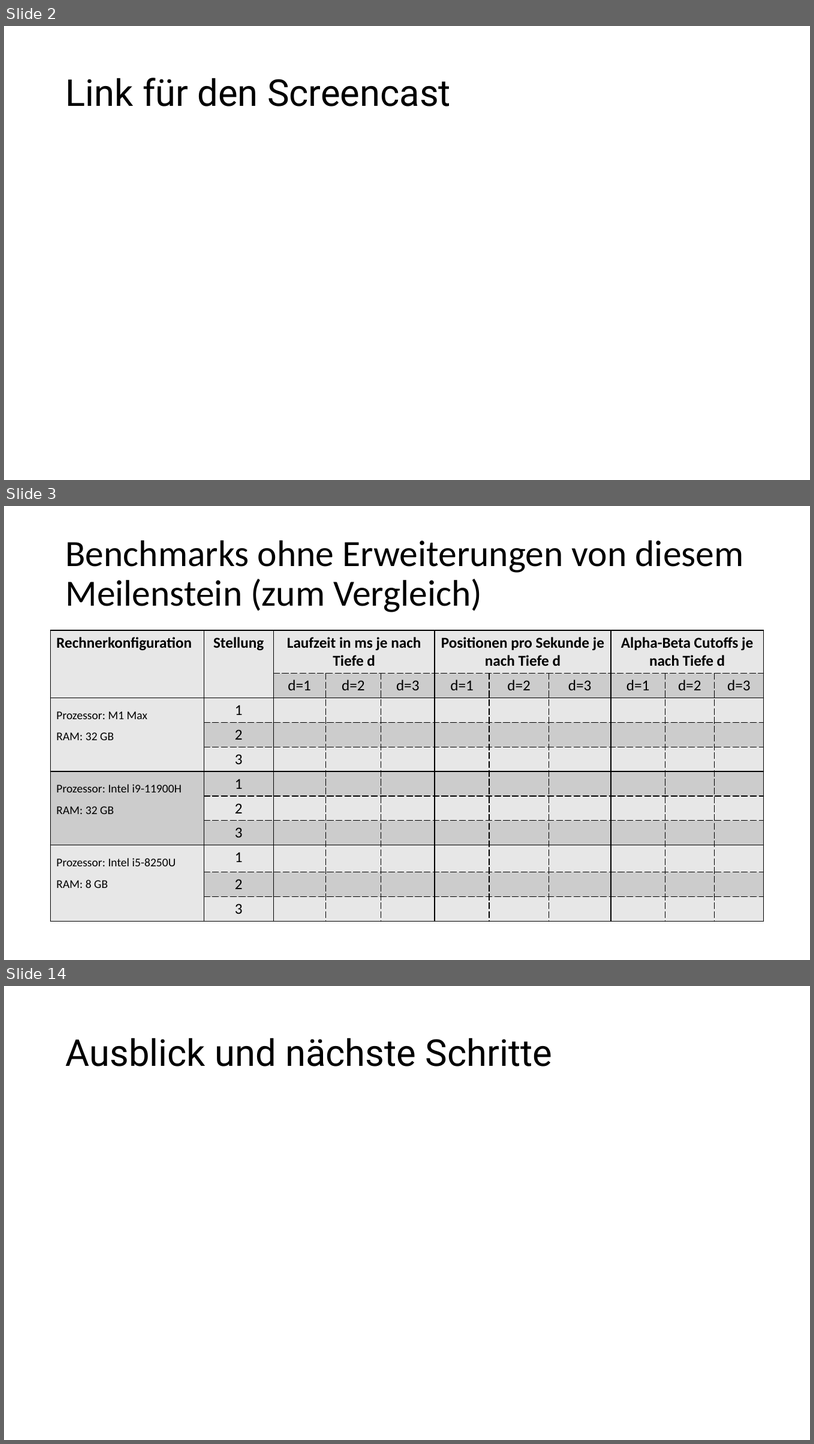
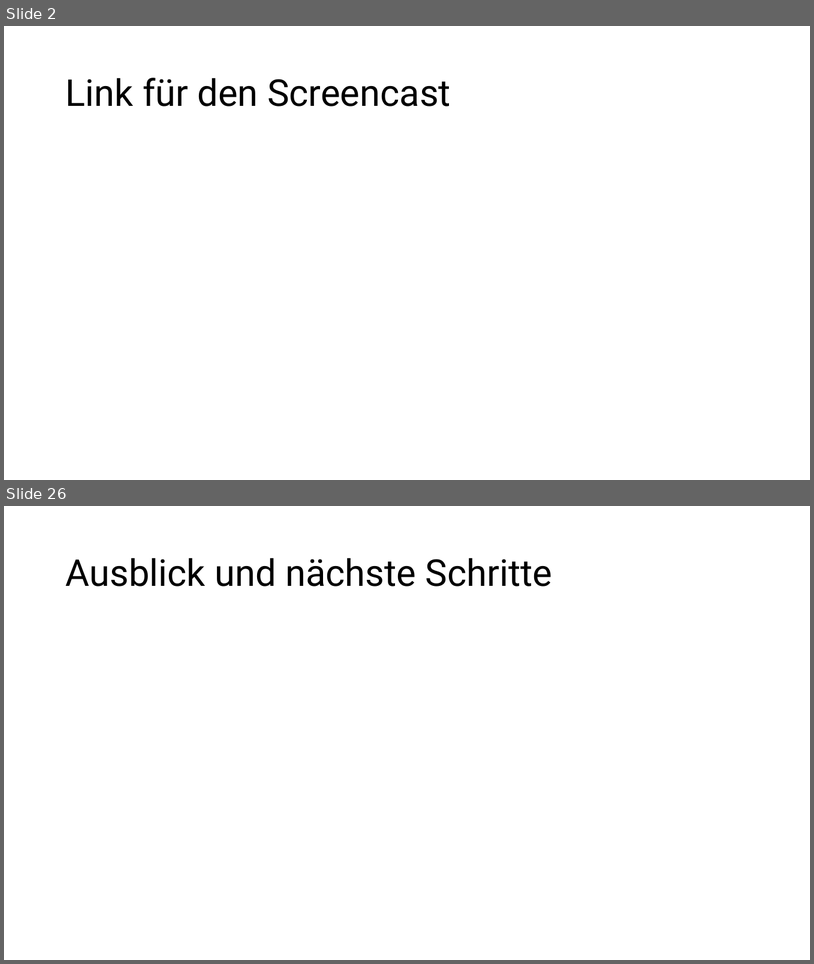
Before and after one commit to patrickzda/chess_engine, a slide deck: presentations/PJ_KI_MST3.pptx. Shown one above the other, each under a label of ours: slides 2, 3 and 14 before the commit, slides 2 and 26 after it; the slides between them are not shown. The pictures are 814x1444 and 814x964 pixels, drawn with LibreOffice and Linux fonts; fonts in the diff are those of the drawing. Boxes give left, top, right and bottom in pixels: in the first picture for what was removed or moved away, otherwise in the second. Text is boxed around its words. In the diff, an @@ line names an element or a change of style, - is before the commit and + after.

```diff
--- a/presentations/PJ_KI_MST3.pptx
+++ b/presentations/PJ_KI_MST3.pptx
@@ slide 3 removed at <box>4,506,810,960</box>, background #FFFFFF @@
@@ title removed at <box>65,540,744,612</box> @@
-Benchmarks ohne Erweiterungen von diesem Meilenstein (zum Vergleich)
@@ table removed at <box>51,630,764,918</box>, 11 rows, 11 columns @@
-Rechnerkonfiguration | Stellung | Laufzeit in ms je nach Tiefe d |  |  | Positionen pro Sekunde je nach Tiefe d |  |  | Alpha-Beta Cutoffs je nach Tiefe d |  | 
- |  | d=1 | d=2 | d=3 | d=1 | d=2 | d=3 | d=1 | d=2 | d=3
-Prozessor: M1 Max / RAM: 32 GB | 1 |  |  |  |  |  |  |  |  | 
- | 2 |  |  |  |  |  |  |  |  | 
- | 3 |  |  |  |  |  |  |  |  | 
-Prozessor: Intel i9-11900H / RAM: 32 GB | 1 |  |  |  |  |  |  |  |  | 
- | 2 |  |  |  |  |  |  |  |  | 
- | 3 |  |  |  |  |  |  |  |  | 
-Prozessor: Intel i5-8250U / RAM: 8 GB | 1 |  |  |  |  |  |  |  |  | 
- | 2 |  |  |  |  |  |  |  |  | 
- | 3 |  |  |  |  |  |  |  |  | 
@@ what was slide 14 is now slide 26 @@
```
Also in this commit, not shown: 3 slides changed, 20 slides added, 7 other slides removed.
